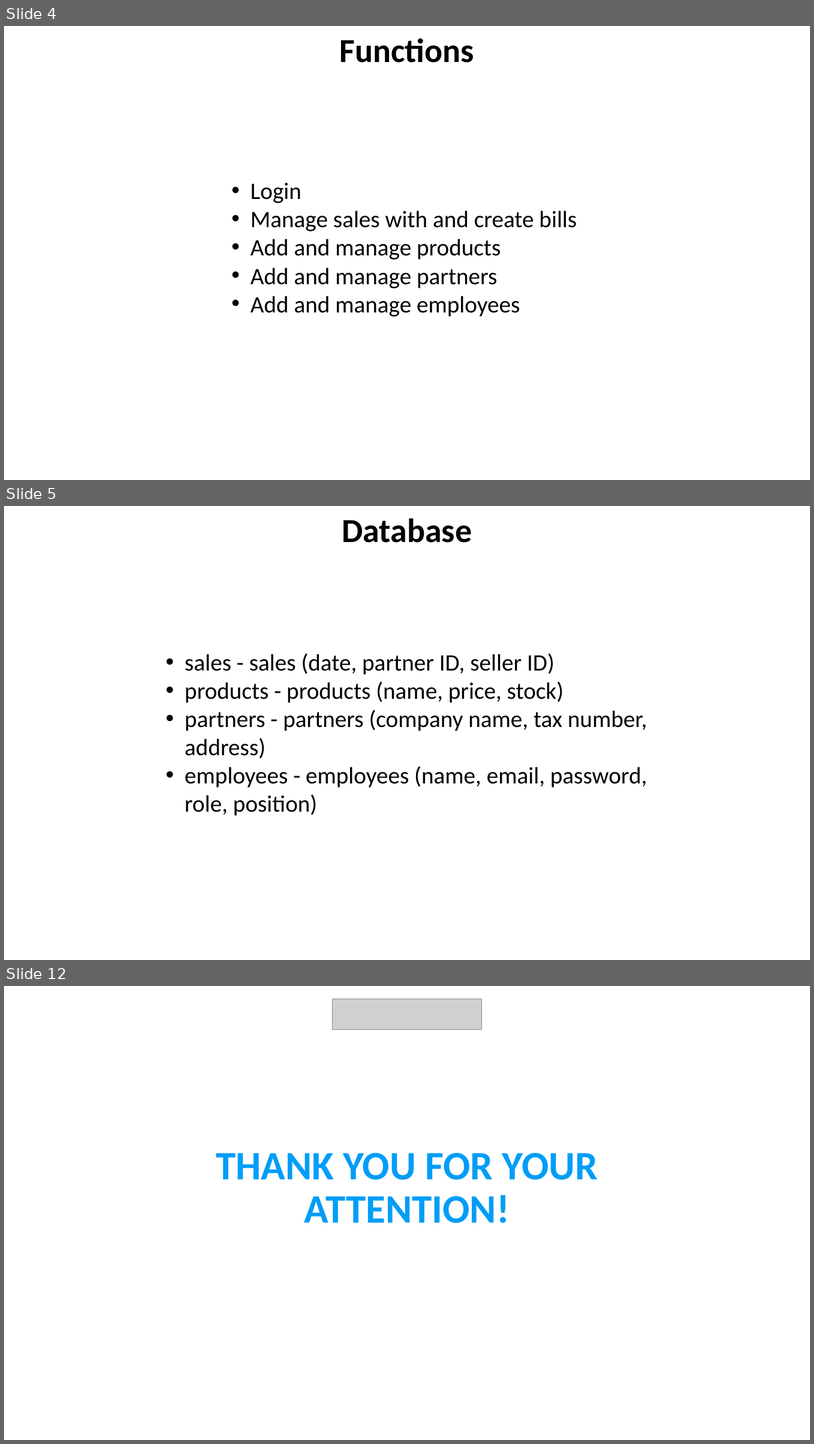
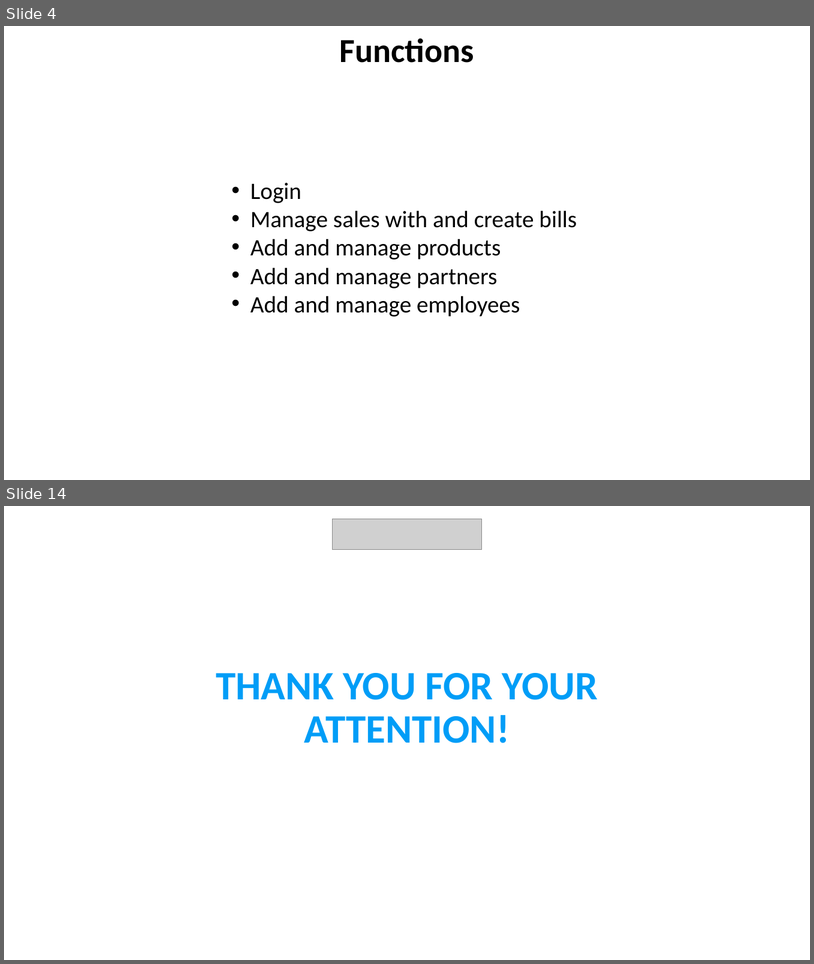
Before and after one commit to baczur-zsolt/serpa, a slide deck: Vizsgaremek.pptx. Shown one above the other, each under a label of ours: slides 4, 5 and 12 before the commit, slides 4 and 14 after it; the slides between them are not shown. The pictures are 814x1444 and 814x964 pixels, drawn with LibreOffice and Linux fonts; fonts in the diff are those of the drawing; grey boxes stand for pictures; background and template pictures are left out. Boxes give left, top, right and bottom in pixels: in the first picture for what was removed or moved away, otherwise in the second. Text is boxed around its words. In the diff, an @@ line names an element or a change of style, - is before the commit and + after.

```diff
--- a/Vizsgaremek.pptx
+++ b/Vizsgaremek.pptx
@@ slide 5 removed at (4,506,810,960), background picture (left out) @@
@@ text removed at (342,518,473,543) @@
-Database
@@ text removed at (185,653,647,816) @@
-• sales - sales (date, partner ID, seller ID)
-• products - products (name, price, stock)
-• partners - partners (company name, tax number, address)
-• employees - employees (name, email, password, role, position)
@@ what was slide 12 is now slide 14 @@
```
Also in this commit, not shown: 7 slides changed, 3 slides added.
